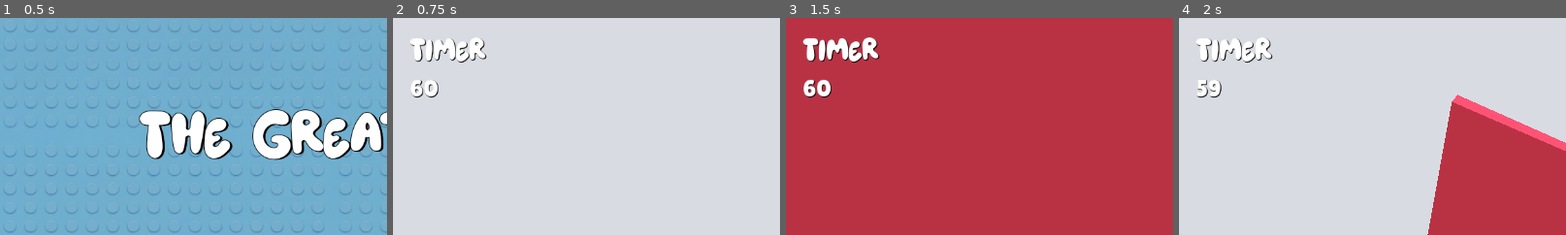
Above: before the commit, frames 1-4 (left to right).
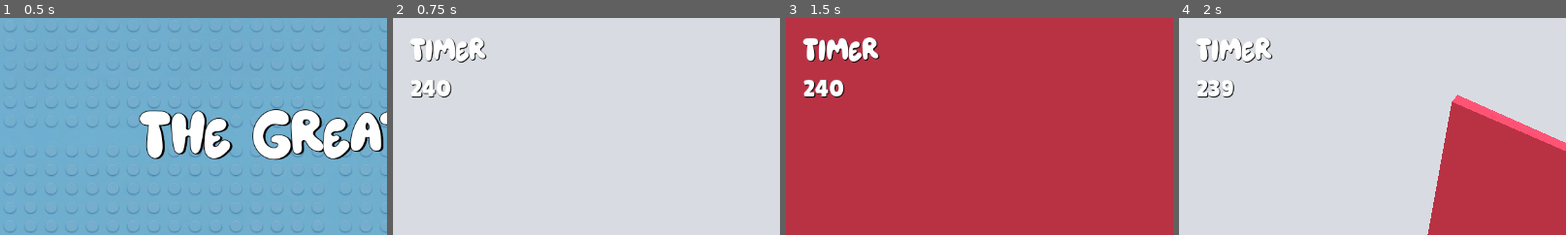
Above: after the commit, the same moments.

Repository: blissels/poly-quake-2
Game: Godot game, scene res://scenes/interface/main_menu.tscn
The game is run twice, just before and just after one commit, with the same random seed, the same clock (stepped at 60 frames per second) and the same inputs.
Inputs (mouse positions are % of the whole screen's width and height, from its top left):
- Up to frame 1 (0.5 s): no input
- Up to frame 2 (0.75 s): click "Start Game" at 0.5 s
- Up to frame 3 (1.5 s): tap Enter at 1.25 s; move the mouse to (55, 50) at 1.27 s; hold W (forward) from 1.28 s (still down); tap B (build_mode) at 1.35 s
- Up to frame 4 (2 s): keep holding W (forward); tap Space (jump) at 1.52 s
The pictures show only the part of the screen within x 0-50%, y 0-50%; the shares and areas given below are measured in that part.

Frame 1 is identical in both runs. In frame 2, 0.5% of the frame differs, in the area x 4-16%, y 28-38%; in frame 3, 0.6%, in the area x 4-16%, y 28-37%; in frame 4, 0.4%.

Commit message:
update timer
update timer jadi 4 menit

Diff:
--- a/scenes/interface/main_level.tscn
+++ b/scenes/interface/main_level.tscn
@@ -42,7 +42,7 @@
 script = ExtResource("1_sgxla")
 
 [node name="BuildTimer" type="Timer" parent="HBoxContainer/MarginContainer/Game Identity" unique_id=2077111423]
-wait_time = 60.0
+wait_time = 240.0
 one_shot = true
 
 [node name="Label" type="Label" parent="HBoxContainer/MarginContainer/Game Identity" unique_id=1619249706]
--- a/scripts/earthquake_manager.gd
+++ b/scripts/earthquake_manager.gd
@@ -1,5 +1,4 @@
 # AI GENERATED SCRIPT
-# res://scripts/earthquake_manager.gd
 # res://scripts/earthquake_manager.gd
 extends Node
 
--- a/scripts/game_identity.gd
+++ b/scripts/game_identity.gd
@@ -3,7 +3,7 @@
 @onready var build_timer: Timer = $BuildTimer
 @onready var timer_label: Label = $TimerLabel
 
-const BUILD_DURATION := 60.0
+const BUILD_DURATION := 240.0
 var is_building_phase := true
 
 func _ready() -> void:
